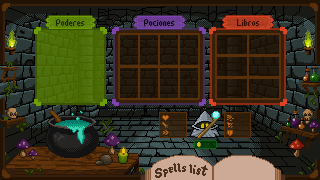
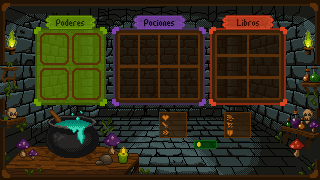
Layer changes from the first w=320, h=180 image to the second:
hid group "Libro hechizos" (2 layers) over bbox(64, 64, 286, 180)
painted on "Libro" over bbox(64, 64, 286, 180)
hid "mage2.bmp", painted on it over bbox(40, 33, 192, 127)
painted on "Distance" over bbox(64, 33, 221, 128)
showed group "Poderes" (7 layers) over bbox(40, 33, 101, 100)
painted on "frame poderes" over bbox(40, 33, 101, 100)
painted on "Todo" over bbox(40, 33, 286, 180)
painted on "Transparecias letreros" over bbox(40, 33, 221, 128)
painted on "Lineas negras" over bbox(40, 33, 286, 180)
painted on "Sombras gordas" over bbox(40, 33, 286, 180)
painted on "Luces" (2nd of 2, in "Fondo mazmorra") over bbox(40, 33, 286, 180)
painted on "Sombras" over bbox(40, 33, 286, 180)
painted on "Base" over bbox(40, 33, 286, 180)